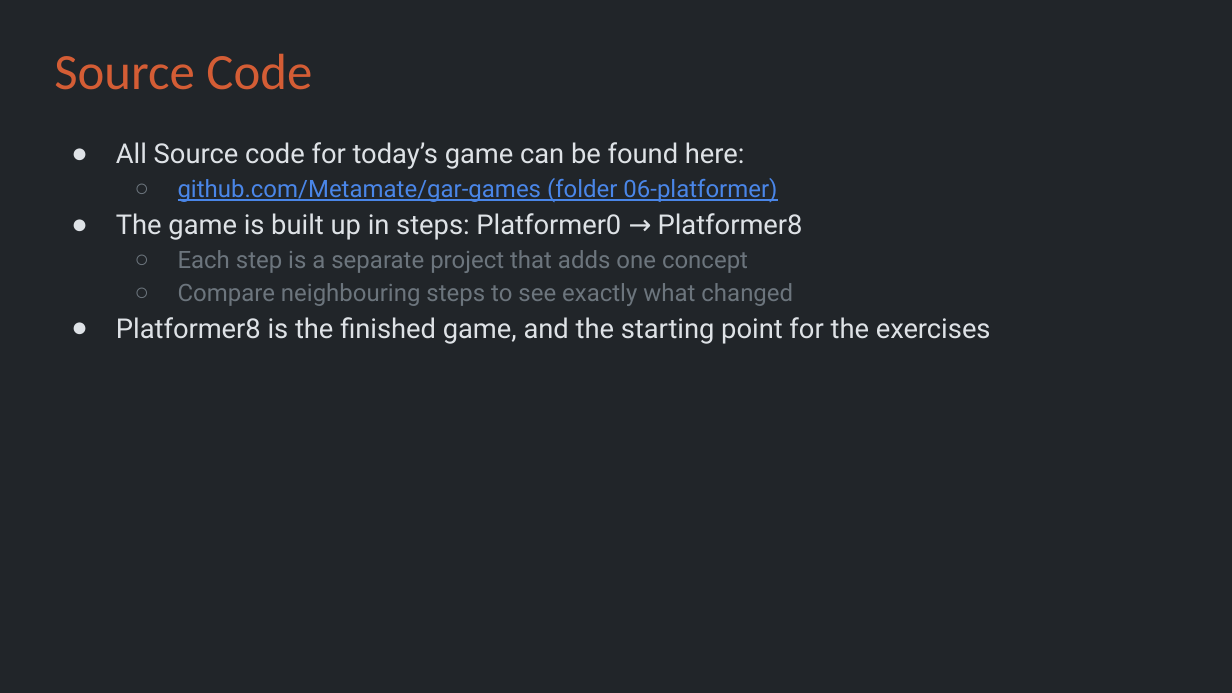
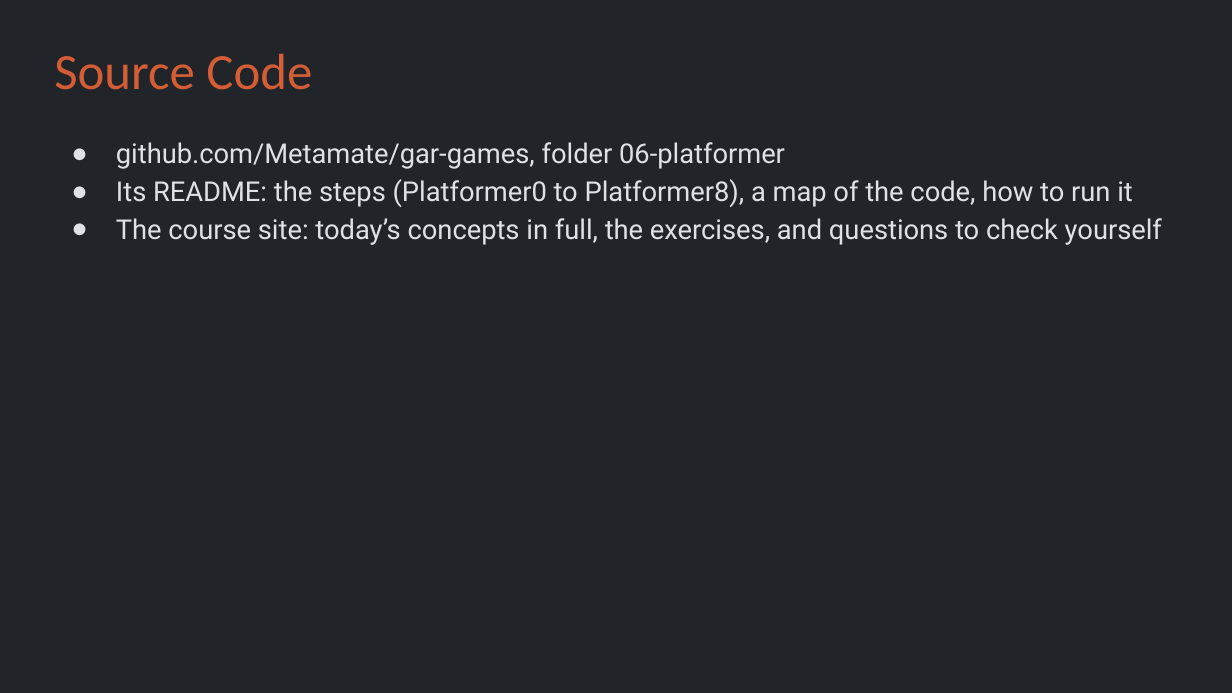
Before and after one commit to Metamate/gar, a slide deck: slide 4 of slides/06 Super Mario Bros.pptx. Drawn at 1232x693 pixels with LibreOffice and Linux fonts; fonts in the diff are those of the drawing. Boxes give left, top, right and bottom in pixels: in the first picture for what was removed or moved away, otherwise in the second. Text is boxed around its words. In the diff, an @@ line names an element or a change of style, - is before the commit and + after.

```diff
--- a/slides/06 Super Mario Bros.pptx
+++ b/slides/06 Super Mario Bros.pptx
@@ text at (116,142,1162,245): text changed @@
-● All Source code for today’s game can be found here:
-  ○ github.com/Metamate/gar-games (folder 06-platformer)
-● The game is built up in steps: Platformer0 → Platformer8
-  ○ Each step is a separate project that adds one concept
-  ○ Compare neighbouring steps to see exactly what changed
-● Platformer8 is the finished game, and the starting point for the exercises
+● github.com/Metamate/gar-games, folder 06-platformer
+● Its README: the steps (Platformer0 to Platformer8), a map of the code, how to run it
+● The course site: today’s concepts in full, the exercises, and questions to check yourself
```
Also in this commit, not shown: 3 other slides changed, 5 slides added, 4 slides removed.
